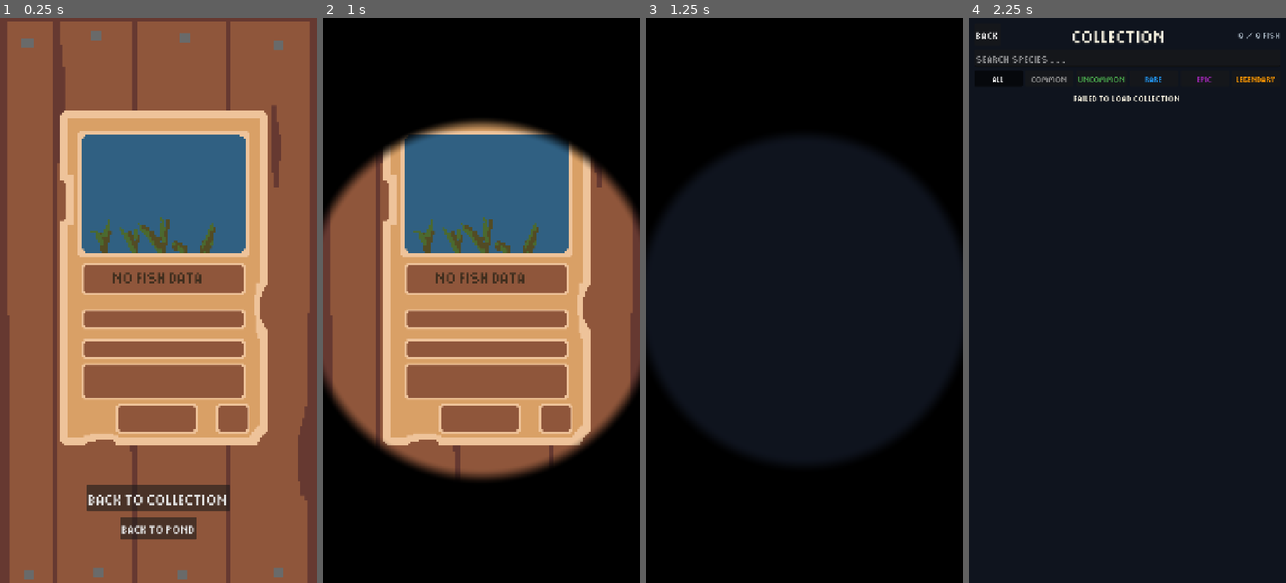
Above: before the commit, frames 1-4 (left to right).
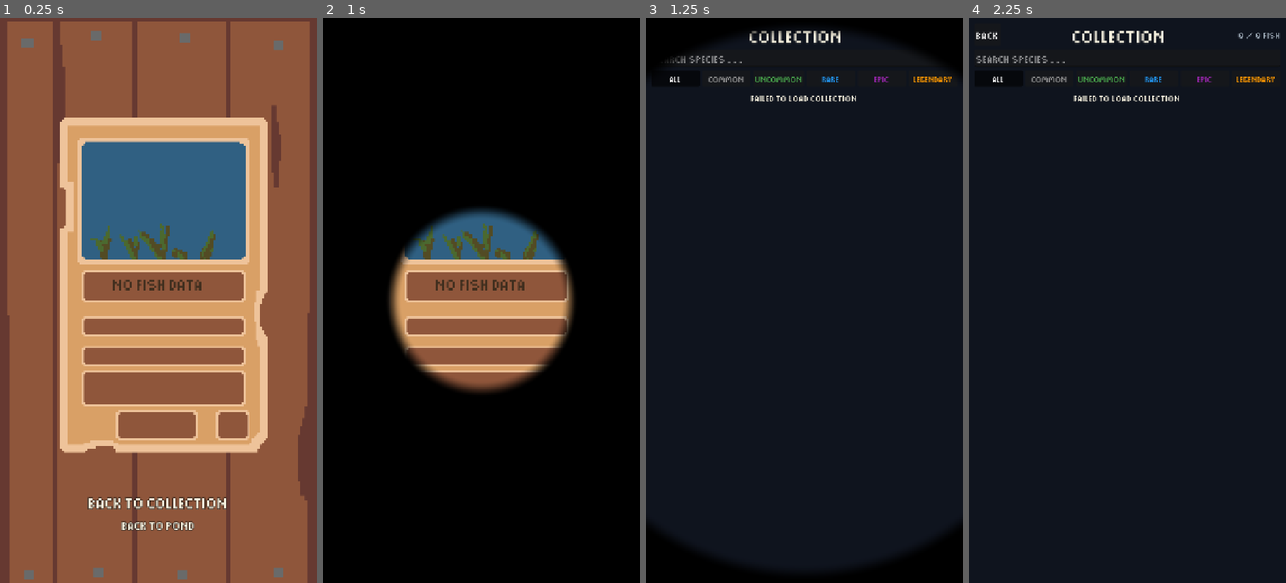
Above: after the commit, the same moments.

Repository: seekermarcel/tacklefish-mvp
Game: Godot game, scene res://scenes/fish_detail/fish_detail.tscn
Two runs of this game, one before a commit and one after it. Both use one fixed random seed, a clock stepped at 60 frames per second and the inputs below. This scene is started directly instead of the project's main scene.
Inputs (mouse positions are in pixels of both pictures, inside the frame that each line leads up to):
- Up to frame 1 (0.25 s): no input
- Up to frame 2 (1 s): click (481, 498) at 0.5 s, where only the run before the commit has a clickable "Back to Collection"
- Up to frame 3 (1.25 s): no input
- Up to frame 4 (2.25 s): click (1127, 57) at 1.27 s; type "12" at 1.35 s; click "All" at 2 s

The runs differ from the first frame. In frame 1, 16% of the frame differs, in the area x 18-85%, y 16-93%; in frame 2, 48%, in the area x 0-100%, y 18-82%; in frame 3, 40%; in frame 4, nothing differs.

Commit message:
updated presentation text

Diff:
--- a/frontend/scenes/fish_detail/fish_detail.tscn
+++ b/frontend/scenes/fish_detail/fish_detail.tscn
@@ -175,24 +175,30 @@
 custom_minimum_size = Vector2(0, 16)
 layout_mode = 2
 
-[node name="BackToInventoryButton" type="Button" parent="VBox"]
-unique_name_in_owner = true
-custom_minimum_size = Vector2(0, 60)
-layout_mode = 2
-size_flags_horizontal = 4
+[node name="BackToInventoryButton" type="Label" parent="VBox"]
+unique_name_in_owner = true
+layout_mode = 2
+mouse_filter = 0
+theme_override_colors/font_color = Color(0.96, 0.94, 0.87, 1)
+theme_override_colors/font_outline_color = Color(0.12, 0.1, 0.08, 1)
+theme_override_constants/outline_size = 6
 theme_override_fonts/font = ExtResource("2")
 theme_override_font_sizes/font_size = 24
 text = "Back to Collection"
+horizontal_alignment = 1
 
 [node name="Spacer2" type="Control" parent="VBox"]
 custom_minimum_size = Vector2(0, 6)
 layout_mode = 2
 
-[node name="BackToPondButton" type="Button" parent="VBox"]
-unique_name_in_owner = true
-custom_minimum_size = Vector2(0, 50)
-layout_mode = 2
-size_flags_horizontal = 4
+[node name="BackToPondButton" type="Label" parent="VBox"]
+unique_name_in_owner = true
+layout_mode = 2
+mouse_filter = 0
+theme_override_colors/font_color = Color(0.96, 0.94, 0.87, 1)
+theme_override_colors/font_outline_color = Color(0.12, 0.1, 0.08, 1)
+theme_override_constants/outline_size = 6
 theme_override_fonts/font = ExtResource("2")
 theme_override_font_sizes/font_size = 18
 text = "Back to Pond"
+horizontal_alignment = 1
--- a/frontend/scenes/fish_reveal/fish_reveal.tscn
+++ b/frontend/scenes/fish_reveal/fish_reveal.tscn
@@ -185,24 +185,30 @@
 custom_minimum_size = Vector2(0, 16)
 layout_mode = 2
 
-[node name="CastAgainButton" type="Button" parent="VBox" unique_id=164237593]
-unique_name_in_owner = true
-custom_minimum_size = Vector2(0, 60)
-layout_mode = 2
-size_flags_horizontal = 4
+[node name="CastAgainButton" type="Label" parent="VBox" unique_id=164237593]
+unique_name_in_owner = true
+layout_mode = 2
+mouse_filter = 0
+theme_override_colors/font_color = Color(0.96, 0.94, 0.87, 1)
+theme_override_colors/font_outline_color = Color(0.12, 0.1, 0.08, 1)
+theme_override_constants/outline_size = 6
 theme_override_fonts/font = ExtResource("2")
 theme_override_font_sizes/font_size = 24
 text = "Cast Again"
+horizontal_alignment = 1
 
 [node name="Spacer2" type="Control" parent="VBox" unique_id=618614691]
 custom_minimum_size = Vector2(0, 6)
 layout_mode = 2
 
-[node name="InventoryButton" type="Button" parent="VBox" unique_id=2073900215]
-unique_name_in_owner = true
-custom_minimum_size = Vector2(0, 50)
-layout_mode = 2
-size_flags_horizontal = 4
+[node name="InventoryButton" type="Label" parent="VBox" unique_id=2073900215]
+unique_name_in_owner = true
+layout_mode = 2
+mouse_filter = 0
+theme_override_colors/font_color = Color(0.96, 0.94, 0.87, 1)
+theme_override_colors/font_outline_color = Color(0.12, 0.1, 0.08, 1)
+theme_override_constants/outline_size = 6
 theme_override_fonts/font = ExtResource("2")
 theme_override_font_sizes/font_size = 18
 text = "View Inventory"
+horizontal_alignment = 1
--- a/frontend/scripts/fish_detail/fish_detail.gd
+++ b/frontend/scripts/fish_detail/fish_detail.gd
@@ -8,12 +8,18 @@
 @onready var edition_label: Label = %EditionLabel
 @onready var size_label: Label = %SizeLabel
 @onready var color_label: Label = %ColorLabel
-@onready var back_to_inventory_button: Button = %BackToInventoryButton
-@onready var back_to_pond_button: Button = %BackToPondButton
+@onready var back_to_inventory_button: Label = %BackToInventoryButton
+@onready var back_to_pond_button: Label = %BackToPondButton
 
 func _ready() -> void:
-	back_to_inventory_button.pressed.connect(_on_back_to_inventory)
-	back_to_pond_button.pressed.connect(_on_back_to_pond)
+	back_to_inventory_button.gui_input.connect(func(event: InputEvent):
+		if event is InputEventMouseButton and event.pressed and event.button_index == MOUSE_BUTTON_LEFT:
+			_on_back_to_inventory()
+	)
+	back_to_pond_button.gui_input.connect(func(event: InputEvent):
+		if event is InputEventMouseButton and event.pressed and event.button_index == MOUSE_BUTTON_LEFT:
+			_on_back_to_pond()
+	)
 
 	var fish_data: Variant = GameState.get_meta("selected_fish") if GameState.has_meta("selected_fish") else null
 	if fish_data is Dictionary:
--- a/frontend/scripts/fish_reveal/fish_reveal.gd
+++ b/frontend/scripts/fish_reveal/fish_reveal.gd
@@ -7,12 +7,18 @@
 @onready var edition_label: Label = %EditionLabel
 @onready var size_label: Label = %SizeLabel
 @onready var color_label: Label = %ColorLabel
-@onready var cast_again_button: Button = %CastAgainButton
-@onready var inventory_button: Button = %InventoryButton
+@onready var cast_again_button: Label = %CastAgainButton
+@onready var inventory_button: Label = %InventoryButton
 
 func _ready() -> void:
-	cast_again_button.pressed.connect(_on_cast_again)
-	inventory_button.pressed.connect(_on_inventory)
+	cast_again_button.gui_input.connect(func(event: InputEvent):
+		if event is InputEventMouseButton and event.pressed and event.button_index == MOUSE_BUTTON_LEFT:
+			_on_cast_again()
+	)
+	inventory_button.gui_input.connect(func(event: InputEvent):
+		if event is InputEventMouseButton and event.pressed and event.button_index == MOUSE_BUTTON_LEFT:
+			_on_inventory()
+	)
 
 	var fish_data: Variant = GameState.get_meta("last_catch") if GameState.has_meta("last_catch") else null
 	if fish_data is Dictionary:
